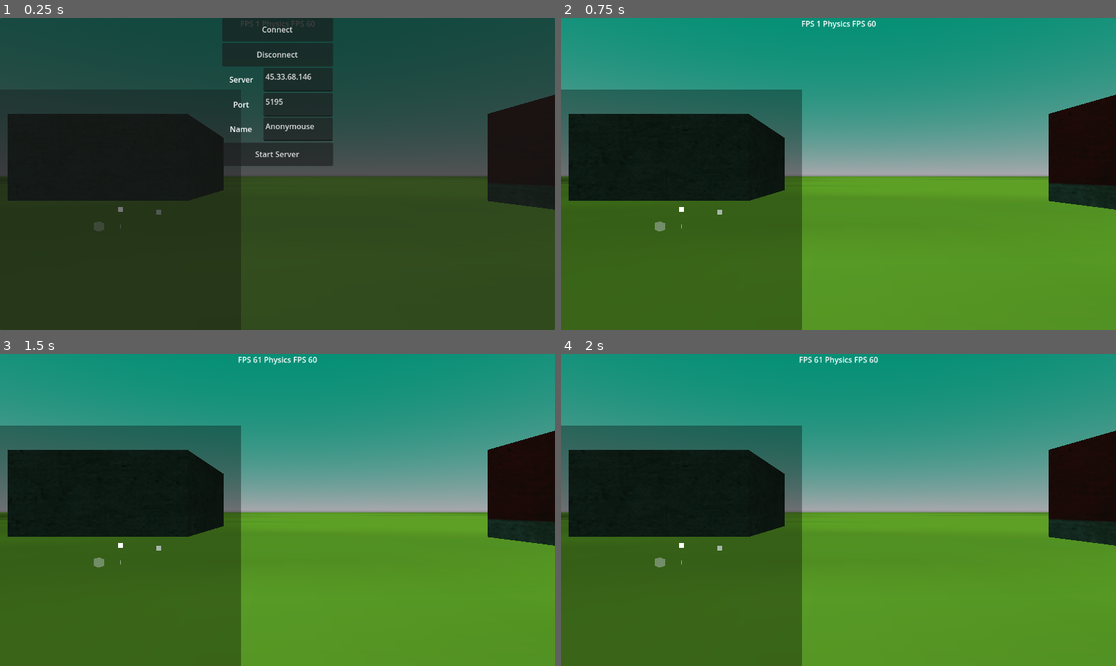
Above: before the commit, frames 1-4 (two rows, left to right).
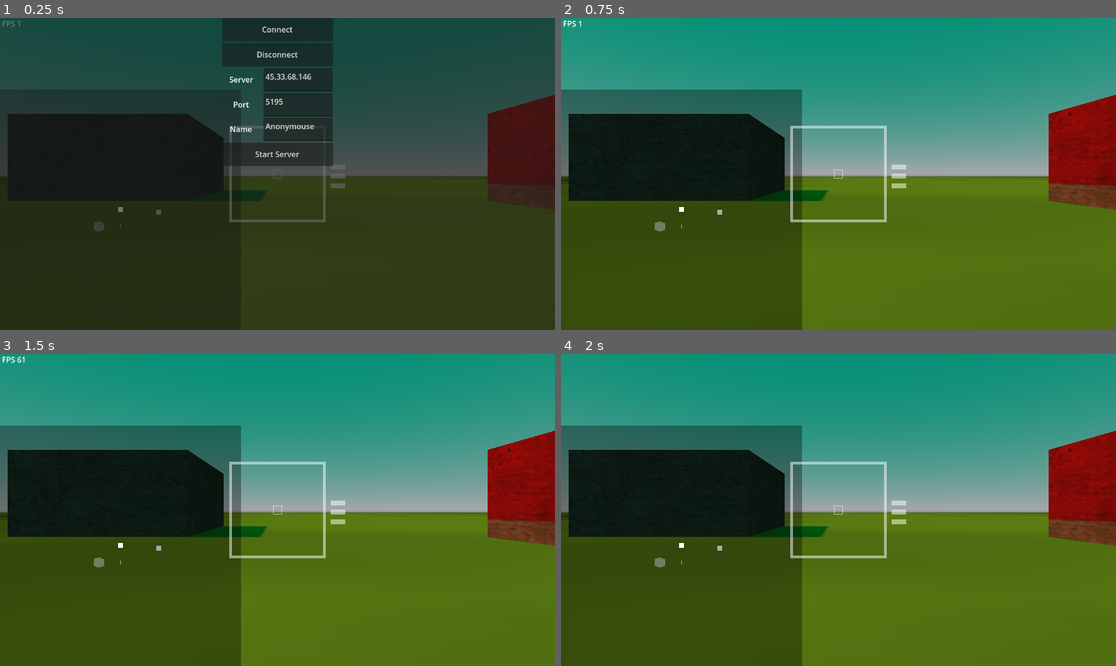
Above: after the commit, the same moments.

Repository: Gabooot/rebuild
Game: Godot game, scene res://game.tscn
Same seed, same stepped clock (60 frames per second), same inputs: the game is played once before the commit and once after it.
Inputs:
- Up to frame 1 (0.25 s): no input
- Up to frame 2 (0.75 s): click "Connect" at 0.5 s
- Up to frame 3 (1.5 s): hold Right (turn_right) from 1.28 s (still down); tap S (shoot) at 1.35 s
- Up to frame 4 (2 s): keep holding Right (turn_right); tap Space (jump) at 1.52 s; tap T (toggle_fps, bound only after the commit) at 1.55 s

The runs differ from the first frame. In frame 1, 4.6% of the frame differs, in the area x 0-100%, y 0-100%; in frame 2, 32%; in frame 3, 32%; in frame 4, 32%.

Commit message:
Lots of WIP

Diff:
--- a/base.gd
+++ b/base.gd
@@ -1,4 +1,6 @@
 extends Node3D
+
+signal tank_hit(shooter, target)
 
 @export var RADAR_SCALE : int = 5
 # Called when the node enters the scene tree for the first time.
--- a/bullet.gd
+++ b/bullet.gd
@@ -5,7 +5,7 @@
 func _ready():
 	var lifetime = Timer.new()
 	self.add_child(lifetime)
-	lifetime.timeout.connect(_on_lifetime_timeout)
+	lifetime.timeout.connect(_exit)
 	lifetime.start(15)
 
 	radar_icon = preload("res://radar_bullet.tscn").instantiate()
@@ -24,8 +24,11 @@
 func travel(delta):
 	var collision = move_and_collide(velocity * delta)
 	if collision:
+		if collision.get_collider() is tank:
+			get_node("/root/game").emit_signal("tank_hit", "problem", collision.get_collider().name)
+			self._exit()
 		velocity = velocity.bounce(collision.get_normal())
 
-func _on_lifetime_timeout():
+func _exit():
 	radar_icon.queue_free()
 	self.queue_free()
--- a/bullet.tscn
+++ b/bullet.tscn
@@ -1,20 +1,20 @@
 [gd_scene load_steps=4 format=3 uid="uid://c3c5detg3x5d6"]
 
-[ext_resource type="Script" path="res://bullet.gd" id="1_fei5p"]
+[ext_resource type="Script" path="res://bullet.gd" id="1_hxewm"]
 [ext_resource type="PackedScene" uid="uid://bdld3s48begsl" path="res://art/mob.glb" id="2_j7aop"]
 
 [sub_resource type="SphereShape3D" id="SphereShape3D_mocbl"]
 
 [node name="bullet" type="CharacterBody3D"]
 input_ray_pickable = false
-script = ExtResource("1_fei5p")
+script = ExtResource("1_hxewm")
 
 [node name="collider" type="CollisionShape3D" parent="."]
 transform = Transform3D(0.05, 0, 0, 0, 0.05, 0, 0, 0, 0.05, 0, 0, 0)
 shape = SubResource("SphereShape3D_mocbl")
 
 [node name="bulletlight" type="OmniLight3D" parent="."]
-visible = false
+light_color = Color(0.917647, 0.266667, 0.643137, 1)
 light_volumetric_fog_energy = 0.0
 
 [node name="mob" parent="." instance=ExtResource("2_j7aop")]
--- a/client.gd
+++ b/client.gd
@@ -1,5 +1,8 @@
 extends Node
 
+#IMPROVE
+var server = "45.33.68.146"
+var port = 5194
 var udp = PacketPeerUDP.new()
 var is_connected = false
 @export var is_client = false
@@ -25,7 +28,7 @@
 	if not is_client:
 		is_client = true
 		#45.33.68.146
-		udp.connect_to_host("45.33.68.146", 5194)
+		udp.connect_to_host(server, port)
 		connect_to_udp_server(slot)
 	else:
 		print("Client already initiated")
--- a/client_tank.gd
+++ b/client_tank.gd
@@ -18,12 +18,11 @@
 
 func add_recent_update(packet : Dictionary) -> void:
 	var player = get_node("/root/game/player")
+	if packet.shot_fired:
+		add_local_bullet(Transform3D(Basis(packet.quat), packet.origin), packet.velocity, player.get_local_tick_diff(packet))
 	if packet.server_ticks_msec > recent_server_data[-1].server_ticks_msec:
 		recent_server_data.append(packet)
-		if packet.shot_fired:
-			add_local_bullet(Transform3D(Basis(packet.quat), packet.origin), packet.velocity, player.get_local_tick_diff(packet))
-		else:
-			pass
+
 		if len(recent_server_data) > MAX_UPDATES_STORED:
 			recent_server_data = recent_server_data.slice(-10)
 		else:
@@ -33,21 +32,7 @@
 
 func update_transform() -> void:
 	#Fix this code, especially in %player
-	var new_transform = Transform3D(Basis(recent_server_data[-1].quat), recent_server_data[-1].origin)
-	var new_rotation = new_transform.basis.get_euler().y
-	var pos_diff = (new_transform.origin - self.global_transform.origin).length()
-	var rotation_diff = new_rotation - self.global_rotation.y
-
-	if rotation_diff > PI:
-		rotation_diff -= (2 * PI)
-	elif rotation_diff < -PI:
-		rotation_diff += (2 * PI)
-
-	if abs(rotation_diff) > MIN_ANGLE_TO_INTERPOLATE:
-		self.global_rotation.y = (new_rotation - (rotation_diff * 0.4))
-
-	if pos_diff > MIN_INTERPOLATION_DISTANCE:
-		self.global_transform = self.global_transform.interpolate_with(new_transform, 0.5)
+	self.global_transform = Transform3D(Basis(recent_server_data[-1].quat), recent_server_data[-1].origin)
 
 
 func add_local_bullet(start_transform, start_velocity, shot_tick):
--- a/connect_button.gd
+++ b/connect_button.gd
@@ -18,6 +18,8 @@
 	var nickname = get_node("../name_edit").text
 	var server = get_node("../server_edit").text
 	var port = int(get_node("../port_edit").text)
-	print(nickname, server, port)
+	#fix this bullshit
+	get_node("/root/game/UDPclient").server = server
+	get_node("/root/game/UDPclient").port = port - 1
 	client.connect_to_server(nickname, server, port)
 	get_parent().exit()
--- a/fps.gd
+++ b/fps.gd
@@ -11,4 +11,6 @@
 	pass
 
 func _physics_process(delta):
-	set_text("FPS " + str(Engine.get_frames_per_second()) + " Physics FPS " + str(1/delta))
+	if Input.is_action_just_pressed('toggle_fps'):
+		self.visible = not self.visible
+	self.set_text(" FPS " + str(Engine.get_frames_per_second()))
--- a/game.tscn
+++ b/game.tscn
@@ -18,6 +18,7 @@
 [ext_resource type="Script" path="res://player.gd" id="12_r3yd4"]
 [ext_resource type="Script" path="res://radar_player.gd" id="17_6bg2e"]
 [ext_resource type="Script" path="res://fps.gd" id="19_5uswt"]
+[ext_resource type="Script" path="res://shot_counter.gd" id="19_xhd1t"]
 
 [sub_resource type="StandardMaterial3D" id="StandardMaterial3D_d0wba"]
 transparency = 4
@@ -53,9 +54,6 @@
 size = Vector3(3, 3, 3)
 
 [sub_resource type="StandardMaterial3D" id="StandardMaterial3D_jhtk0"]
-shading_mode = 2
-diffuse_mode = 1
-specular_mode = 1
 albedo_texture = ExtResource("4_h43vm")
 
 [sub_resource type="BoxMesh" id="BoxMesh_t74fi"]
@@ -65,9 +63,6 @@
 size = Vector3(3, 3, 3)
 
 [sub_resource type="StandardMaterial3D" id="StandardMaterial3D_x8lrk"]
-shading_mode = 2
-diffuse_mode = 1
-specular_mode = 1
 albedo_texture = ExtResource("4_h43vm")
 texture_repeat = false
 
@@ -122,8 +117,10 @@
 script = ExtResource("3_ftabj")
 
 [node name="DirectionalLight3D" type="DirectionalLight3D" parent="."]
-transform = Transform3D(1, 0, 0, 0, -0.66262, 0.748956, 0, -0.748956, -0.66262, 0, 0, 0)
+transform = Transform3D(-4.37114e-08, -0.737277, -0.67559, 0, -0.67559, 0.737277, -1, 3.22274e-08, 2.9531e-08, 0, 0, 0)
+light_color = Color(0.976471, 0.286275, 0.0627451, 1)
 light_bake_mode = 1
+shadow_enabled = true
 directional_shadow_pancake_size = 0.0
 
 [node name="teleporter" parent="." instance=ExtResource("7_jsc8d")]
@@ -259,15 +256,72 @@
 [node name="WorldEnvironment" type="WorldEnvironment" parent="."]
 environment = SubResource("Environment_7rpx0")
 
-[node name="Label" type="Label" parent="."]
-anchors_preset = 5
-anchor_left = 0.5
-anchor_right = 0.5
-offset_left = -20.0
-offset_right = 20.0
+[node name="HUD" type="Control" parent="."]
+unique_name_in_owner = true
+layout_mode = 3
+anchors_preset = 15
+anchor_right = 1.0
+anchor_bottom = 1.0
+grow_horizontal = 2
+grow_vertical = 2
+
+[node name="Label" type="Label" parent="HUD"]
+layout_mode = 1
+offset_right = 40.0
 offset_bottom = 26.0
-grow_horizontal = 2
 size_flags_horizontal = 3
 size_flags_vertical = 6
-text = "Test"
 script = ExtResource("19_5uswt")
+
+[node name="scope" type="Control" parent="HUD"]
+layout_mode = 1
+anchors_preset = 8
+anchor_left = 0.5
+anchor_top = 0.5
+anchor_right = 0.5
+anchor_bottom = 0.5
+grow_horizontal = 2
+grow_vertical = 2
+
+[node name="zone" type="Polygon2D" parent="HUD/scope"]
+position = Vector2(-100, -100)
+color = Color(1, 1, 1, 0.509804)
+polygon = PackedVector2Array(0, 0, 200, 0, 200, 200, 0, 200, 5, 5, 195, 5, 195, 195, 5, 195)
+polygons = [PackedInt32Array(0, 1, 5, 4), PackedInt32Array(1, 2, 6, 5), PackedInt32Array(2, 3, 7, 6), PackedInt32Array(3, 0, 4, 7)]
+
+[node name="target" type="Polygon2D" parent="HUD/scope"]
+position = Vector2(-10, -10)
+color = Color(1, 1, 1, 0.509804)
+polygon = PackedVector2Array(0, 0, 20, 0, 20, 20, 0, 20, 2, 2, 18, 2, 18, 18, 2, 18, 2, 18)
+polygons = [PackedInt32Array(0, 1, 5, 4), PackedInt32Array(1, 2, 6, 5), PackedInt32Array(2, 3, 7, 6), PackedInt32Array(3, 0, 4, 7)]
+
+[node name="shot_counter" type="Polygon2D" parent="HUD/scope"]
+position = Vector2(110, 0)
+color = Color(1, 1, 1, 0.513726)
+polygon = PackedVector2Array(0, 0, 30, 0, 30, 10, 0, 10)
+script = ExtResource("19_xhd1t")
+
+[node name="Polygon2D2" type="Polygon2D" parent="HUD/scope"]
+position = Vector2(110, 20)
+color = Color(1, 1, 1, 0.513726)
+polygon = PackedVector2Array(0, 0, 30, 0, 30, 10, 0, 10)
+
+[node name="Polygon2D3" type="Polygon2D" parent="HUD/scope"]
+position = Vector2(110, -20)
+color = Color(1, 1, 1, 0.513726)
+polygon = PackedVector2Array(0, 0, 30, 0, 30, 10, 0, 10)
+
+[node name="0" type="Polygon2D" parent="HUD/scope"]
+position = Vector2(110, -20)
+color = Color(0.792157, 0.113725, 0.0823529, 1)
+polygon = PackedVector2Array(0, 0, 30, 0, 30, 10, 0, 10)
+
+[node name="1" type="Polygon2D" parent="HUD/scope"]
+position = Vector2(110, 0)
+color = Color(0.792157, 0.113725, 0.0823529, 1)
+polygon = PackedVector2Array(0, 0, 30, 0, 30, 10, 0, 10)
+
+[node name="2" type="Polygon2D" parent="HUD/scope"]
+position = Vector2(110, 20)
+color = Color(0.792157, 0.113725, 0.0823529, 1)
+polygon = PackedVector2Array(0, 0, 30, 0, 30, 10, 0, 10)
--- a/player.gd
+++ b/player.gd
@@ -57,7 +57,7 @@
 		elif rotation_diff < -PI:
 			rotation_diff += (2 * PI)
 
-		print("rotation_diff: ", rotation_diff, " position_diff: ", position_diff)
+		#print("rotation_diff: ", rotation_diff, " position_diff: ", position_diff)
 		if (abs(rotation_diff) > MIN_ANGLE_TO_INTERPOLATE) or (position_diff > MIN_INTERPOLATION_DISTANCE):
 			#print("interpolating")
 			self.global_transform = no_update_prediction.interpolate_with(self.global_transform, .03)
@@ -112,6 +112,9 @@
 	self.move_and_slide()
 
 func add_local_bullet(start_transform, start_velocity, shot_tick):
+	var timer = get_node_or_null("/root/game/HUD/scope/shot_counter")
+	if timer:
+		timer.start_shot_timer()
 	var shot = self.shoot(start_transform, start_velocity)
 	for i in range((-shot_tick) - 1):
 		shot.travel(PHYSICS_DELTA)
--- a/project.godot
+++ b/project.godot
@@ -14,10 +14,6 @@
 run/main_scene="res://game.tscn"
 config/features=PackedStringArray("4.0", "Forward Plus")
 config/icon="res://icon.svg"
-
-[display]
-
-window/size/mode=4
 
 [editor]
 
@@ -72,6 +68,11 @@
 "events": [Object(InputEventKey,"resource_local_to_scene":false,"resource_name":"","device":-1,"window_id":0,"alt_press …(182 unchanged characters)…
 ]
 }
+toggle_fps={
+"deadzone": 0.5,
+"events": [Object(InputEventKey,"resource_local_to_scene":false,"resource_name":"","device":-1,"window_id":0,"alt_pressed":false,"shift_pressed":false,"ctrl_pressed":false,"meta_pressed":false,"pressed":false,"keycode":0,"physical_keycode":84,"key_label":0,"unicode":116,"echo":false,"script":null)
+]
+}
 
 [rendering]
 
@@ -85,9 +86,6 @@
 shading/overrides/force_lambert_over_burley=true
 textures/default_filters/use_nearest_mipmap_filter=true
 textures/default_filters/anisotropic_filtering_level=0
-camera/depth_of_field/depth_of_field_bokeh_shape=2
-camera/depth_of_field/depth_of_field_bokeh_quality=3
-camera/depth_of_field/depth_of_field_use_jitter=true
 environment/ssao/quality=0
 environment/ssil/quality=0
 environment/glow/upscale_mode=0
--- /dev/null
+++ b/shot_counter.gd
@@ -0,0 +1,21 @@
+extends Polygon2D
+
+var chambers : Array = []
+var chamber_timers : Array = [-9999999,-99999,-99999]
+var reload_time_msec : int = 3000
+
+func _ready():
+	chambers = [get_node("../2"), get_node("../1"), get_node("../0")]
+
+func _process(delta):
+	for i in range(len(chambers)):
+		chambers[i].scale.x = max((float((reload_time_msec - (Time.get_ticks_msec() - chamber_timers[i])))/float(reload_time_msec)),0.0)
+
+func start_shot_timer():
+	var time = Time.get_ticks_msec()
+	for timer in range(len(chamber_timers)):
+		if time - chamber_timers[timer] < reload_time_msec:
+			continue
+		else:
+			chamber_timers[timer] = time
+			break
--- a/tank.gd
+++ b/tank.gd
@@ -1,5 +1,4 @@
-extends "Standard3D.gd"
-
+class_name tank extends "Standard3D.gd"
 # Maximum speed of tank.
 @export var MAX_SPEED = 4
 # The downward acceleration when in the air, in meters per second squared.
@@ -12,11 +11,16 @@
 const GUN_VELOCITY_MULTIPLIER : float = 1.2
 const PHYSICS_DELTA = 0.01666666
 
+var shot_timers = [0,0,0]
+var reload_time_msec = 3000
 var acceleration : float = 100.0
 var angular_velocity : float = 0.0
 var speed : float = 0.0
 var current_input : Dictionary = {"rotation": 0.0, "speed": 0.0, "jumped": false, "shot_fired": false, "player_tick": 0.0}
 var shot_fired : bool = false
+
+func _ready():
+	get_parent().tank_hit.connect(_tank_hit)
 
 func _physics_process(_delta):
 	pass
@@ -25,7 +29,7 @@
 	self.rotate_from_input(input)
 	self.velocity = get_velocity_from_input(input)
 	move_and_slide()
-	if input.shot_fired:
+	if input.shot_fired and (Time.get_ticks_msec() - shot_timers[0]) > reload_time_msec:
 		self.shoot()
 		self.shot_fired = true
 		input.shot_fired = false
@@ -59,10 +63,16 @@
 		self.rotate_object_local(Vector3.UP, self.angular_velocity * PHYSICS_DELTA)
 
 func shoot(start_transform=self.global_transform, start_velocity=self.velocity) -> Node3D:
+	self.shot_timers = self.shot_timers.slice(1)
+	self.shot_timers.append(Time.get_ticks_msec())
 	var bullet = preload("res://bullet.tscn")
 	var shot = bullet.instantiate()
 	shot.position = start_transform.origin - (start_transform.basis.z * GUN_VELOCITY_MULTIPLIER)
 	shot.velocity = start_velocity + (-start_transform.basis.z * shot.SPEED)
 	get_parent().add_child(shot)
+	return shot
 
-	return shot
+func _tank_hit(shooter, target):
+	print(self.name)
+	if target == self.name:
+		self.global_position += Vector3(randf_range(-1,1) * 8,100,randf_range(-1,1) * 8)
Not shown: 1 places in game.tscn that only renumber resources
